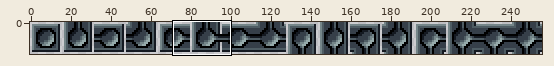
A sprite sheet gets an edit: assets/hole.png. Above: a wide view before the commit, with the close-up outlined.
Close-up. Old version:
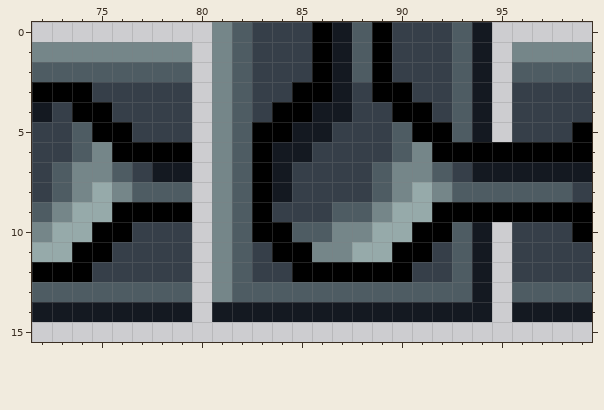
The file is 256x16 pixels. Shown: x 72..99, y 0..15.
After:
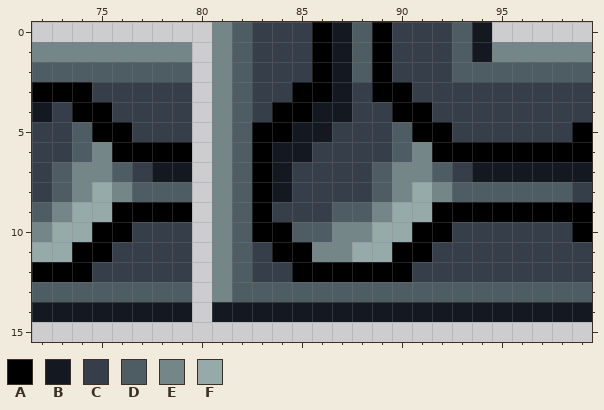
Palette (. is transparent): A #000000  B #141921  C #363f49  D #4e5c63  E #758689  F #96aaaa
Edits made:
{"y":1,"x":95,"old":".","new":"E"}
{"y":2,"x":94,"old":"B.","new":"DD"}
{"y":3,"x":93,"old":"DB.","new":"CCC"}
{"y":4,"x":93,"old":"DB.","new":"CCC"}
{"y":5,"x":93,"old":"DB.","new":"CCC"}
{"y":10,"x":93,"old":"DB.","new":"CCC"}
{"y":11,"x":93,"old":"DB.","new":"CCC"}
{"y":12,"x":93,"old":"DB.","new":"CCC"}
{"y":13,"x":94,"old":"B.","new":"DD"}
{"y":14,"x":95,"old":".","new":"B"}
{"label":"changed","picture_box":[452,42,512,142]}
{"label":"changed","picture_box":[452,222,512,322]}
